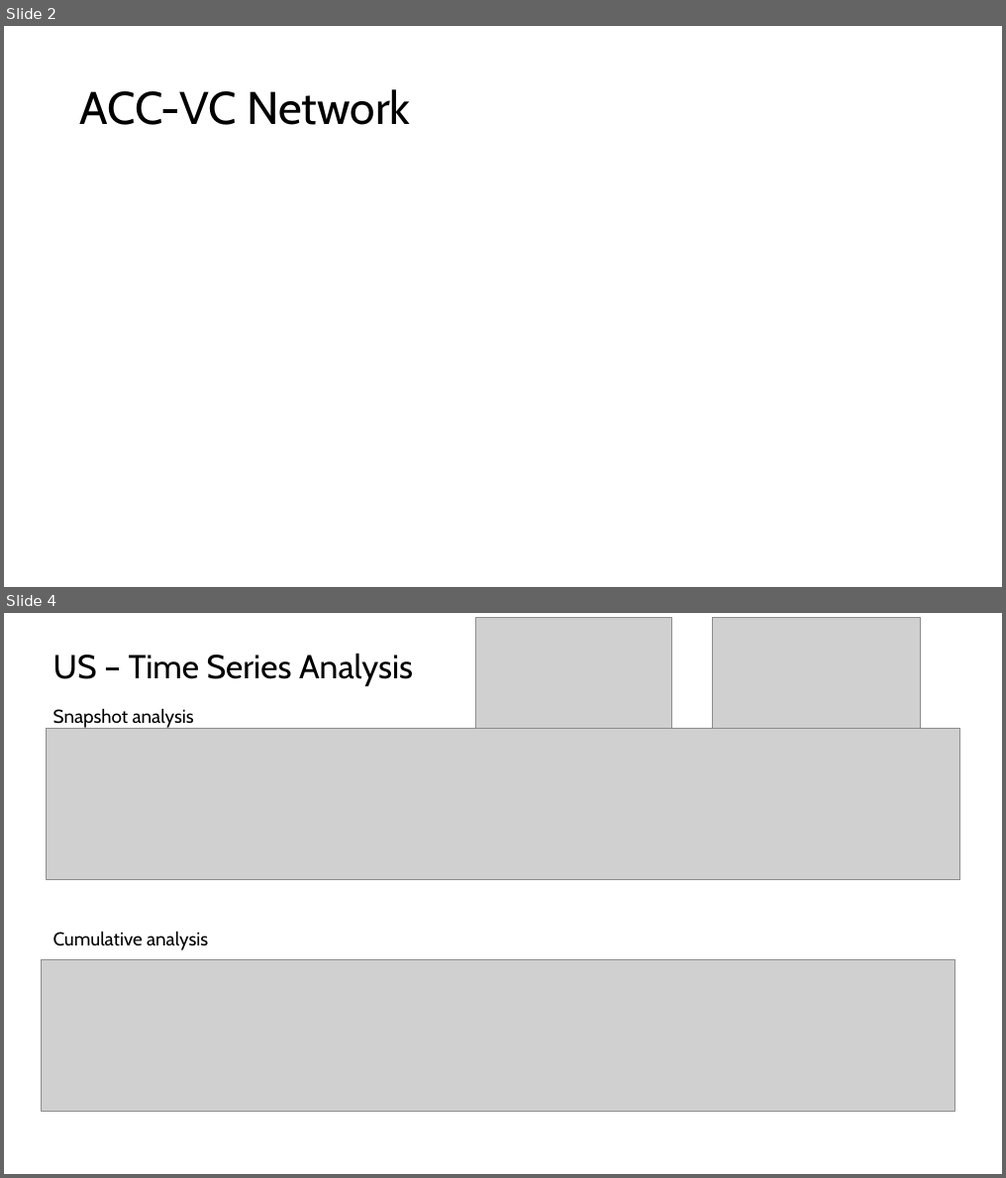
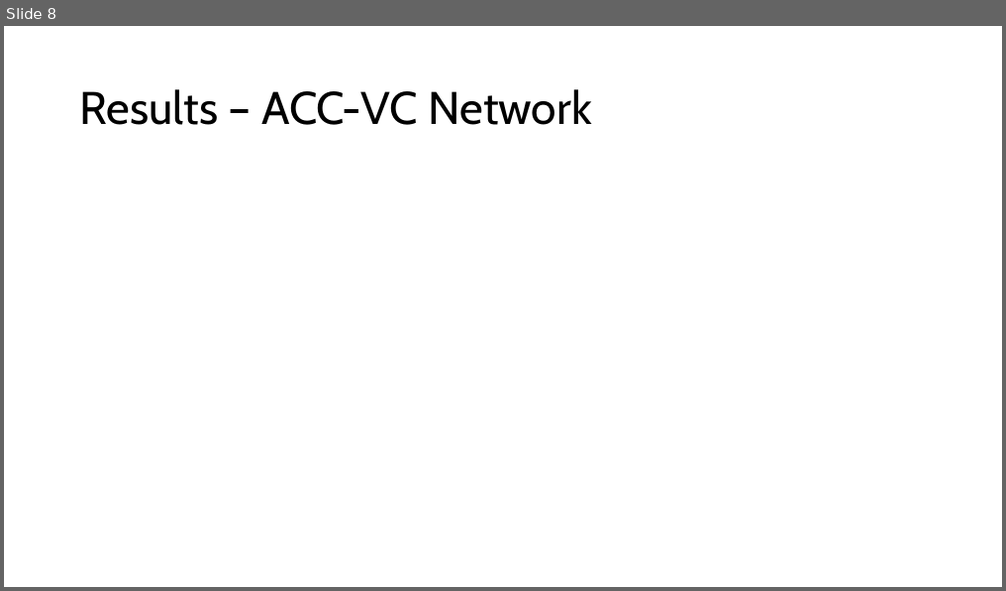
Before and after one commit to joaomelga/innovation-networks-exploration, a slide deck: presentations/0828.pptx. Shown one above the other, each under a label of ours: slides 2 and 4 before the commit, slide 8 after it; the slides between them are not shown. The pictures are 1006x1178 and 1006x591 pixels, drawn with LibreOffice and Linux fonts; fonts in the diff are those of the drawing; grey boxes stand for pictures. Boxes give left, top, right and bottom in pixels: in the first picture for what was removed or moved away, otherwise in the second. Text is boxed around its words. In the diff, an @@ line names an element or a change of style, - is before the commit and + after.

```diff
--- a/presentations/0828.pptx
+++ b/presentations/0828.pptx
@@ slide 4 removed at (4,613,1002,1174), background #FFFFFF @@
@@ picture removed at (476,618,672,782) @@
@@ picture removed at (712,618,921,792) @@
@@ text removed at (54,653,413,686) @@
-US – Time Series Analysis
@@ picture removed at (46,728,960,879) @@
@@ text removed at (54,708,194,729) @@
-Snapshot analysis
@@ text removed at (54,931,208,951) @@
-Cumulative analysis
@@ picture removed at (41,959,955,1111) @@
@@ what was slide 2 is now slide 8 @@
@@ slide 8 changed as well @@
@@ title at (80,89,591,125): text changed @@
-ACC-VC Network
+Results – ACC-VC Network
```
Also in this commit, not shown: 2 other slides changed, 13 slides added, 6 other slides removed, 2 other files.
